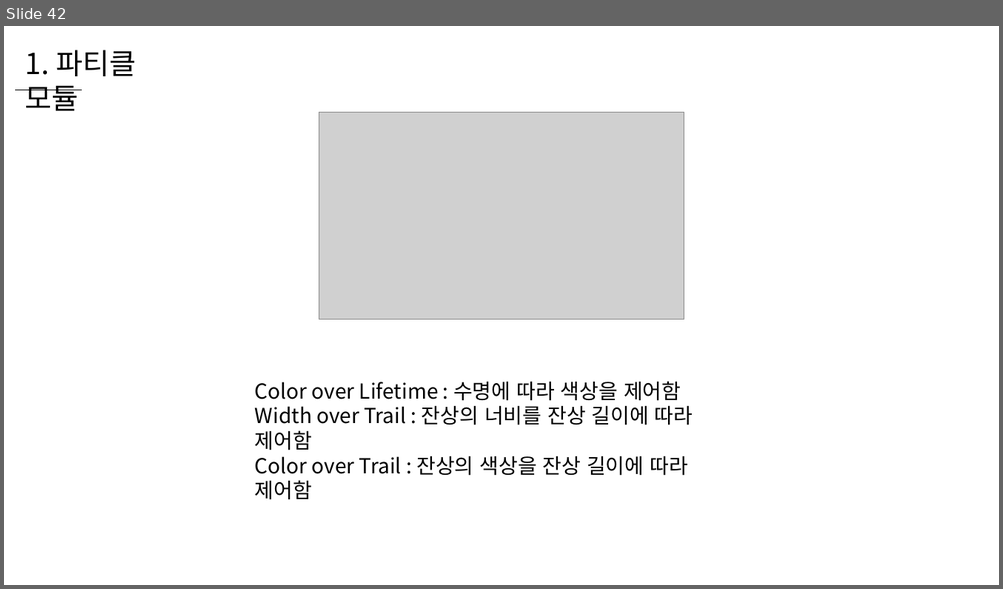
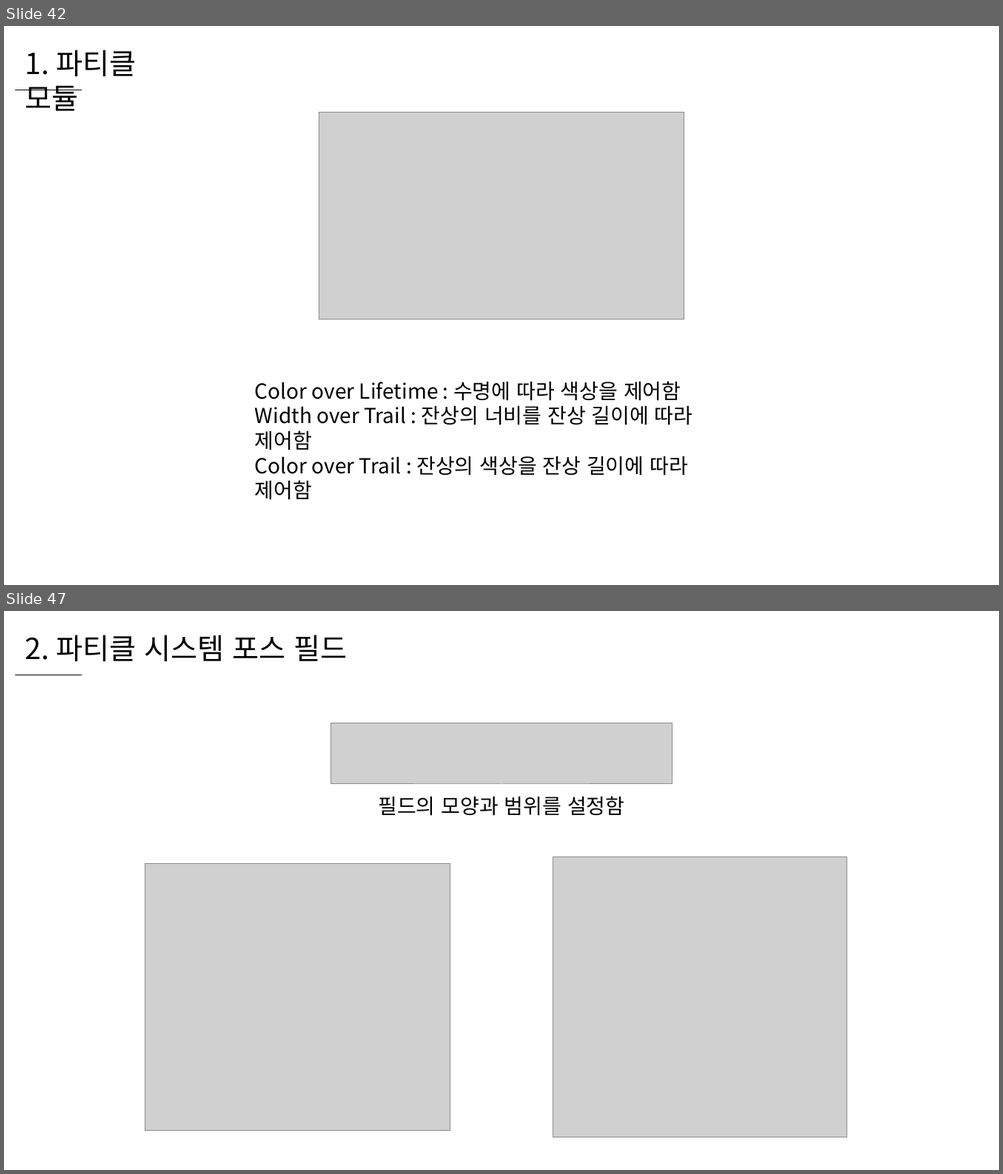
Before and after one commit to WooLyung/2022-Unity-Lecture, a slide deck: 3 - 파티클 응용.pptx. Shown one above the other, each under a label of ours: slide 42 before the commit, slides 42 and 47 after it; the slides between them are not shown. The pictures are 1003x589 and 1003x1174 pixels, drawn with LibreOffice and Linux fonts; fonts in the diff are those of the drawing; grey boxes stand for pictures. Boxes give left, top, right and bottom in pixels: in the first picture for what was removed or moved away, otherwise in the second. Text is boxed around its words. In the diff, an @@ line names an element or a change of style, - is before the commit and + after.

```diff
--- a/3 - 파티클 응용.pptx
+++ b/3 - 파티클 응용.pptx
@@ slide 47 added at bbox=[4, 611, 999, 1170], background #FFFFFF @@
@@ text added at bbox=[25, 635, 347, 661], 28 pt, text #000000 @@
+2. 파티클 시스템 포스 필드
@@ line added from (14, 675) to (82, 675), #000000 0.5 pt @@
@@ picture added at bbox=[331, 723, 671, 785] @@
@@ text added at bbox=[378, 796, 624, 816], 20 pt, text #000000 @@
+필드의 모양과 범위를 설정함
@@ picture added at bbox=[145, 863, 450, 1131] @@
@@ picture added at bbox=[553, 857, 847, 1138] @@
```
Also in this commit, not shown: 1 slide changed, 35 other slides added, 48 other files.
